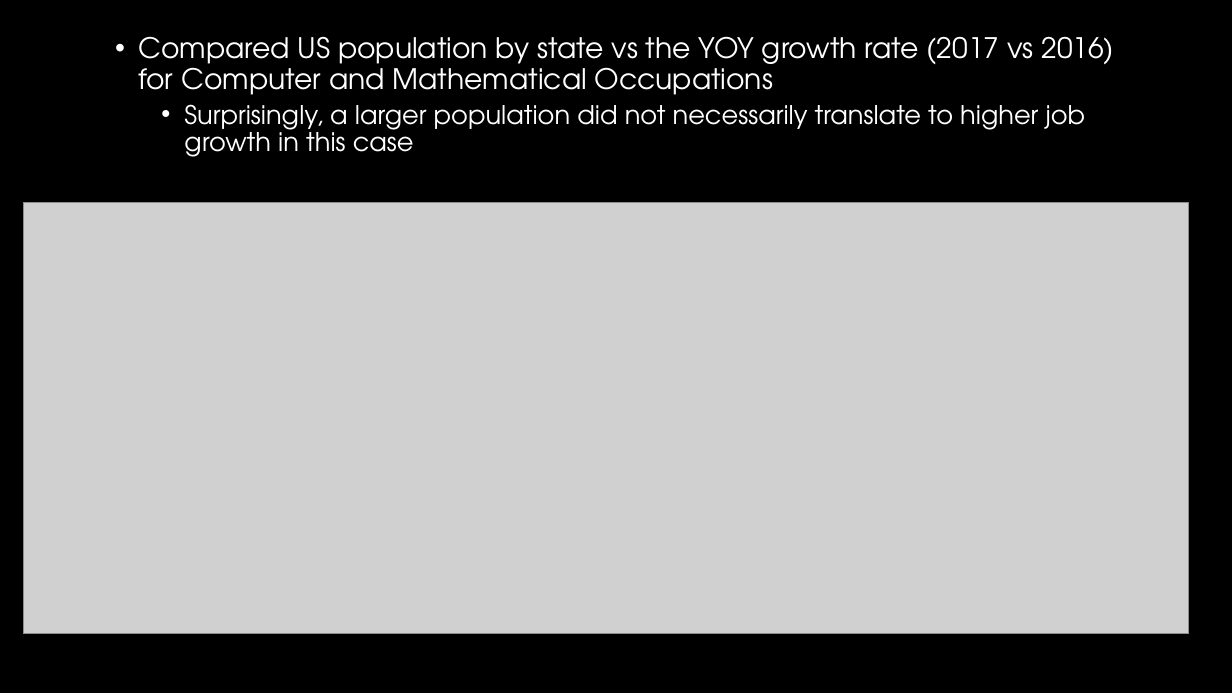
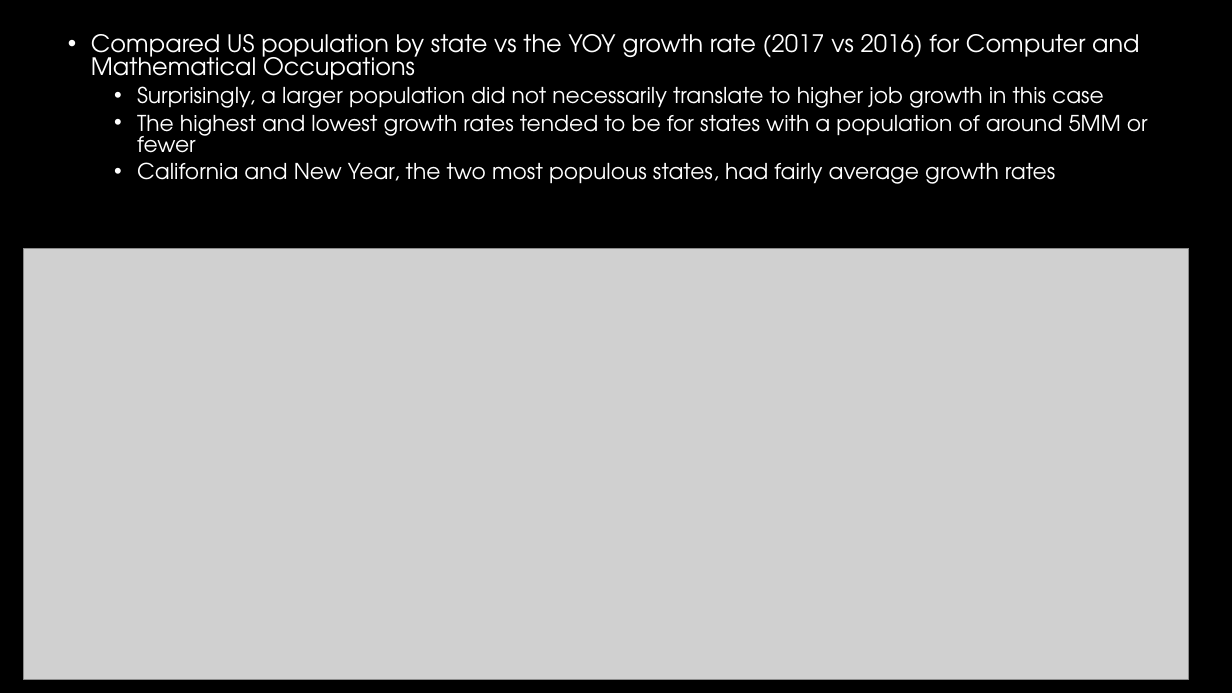
Before and after one commit to WCW789/Project1, a slide deck: slide 6 of Group_5_Presentation.pptx (slide 5 before the commit). Drawn at 1232x693 pixels with LibreOffice and Linux fonts; fonts in the diff are those of the drawing; grey boxes stand for pictures; background and template pictures are left out. Boxes give left, top, right and bottom in pixels: in the first picture for what was removed or moved away, otherwise in the second. Text is boxed around its words. In the diff, an @@ line names an element or a change of style, - is before the commit and + after.

```diff
--- a/Group_5_Presentation.pptx
+++ b/Group_5_Presentation.pptx
@@ text "Compared US population by state ...": place and size @@
-text "Compared US population by state ..." at <box>138,36,1114,157</box>
+text "Compared US population by state ..." at <box>91,34,1148,184</box>
@@ text at <box>91,34,1139,108</box>: size 22 to 18.7 pt in "Compared US population by state vs the ..."; size 20 to 17 pt in "Surprisingly, a larger population did not necessarily ..."; line spacing 0.9 to 0.8 @@
@@ text at <box>137,115,1148,184</box>: paragraphs added @@
+  • The highest and lowest growth rates tended to be for states with a population of around 5MM or fewer
+  • California and New Year, the two most populous states, had fairly average growth rates
@@ picture: place and size @@
-picture at <box>23,202,1189,634</box>
+picture at <box>23,248,1189,679</box>
```
Also in this commit, not shown: 9 other slides changed, 1 slide added, 1 other file.
